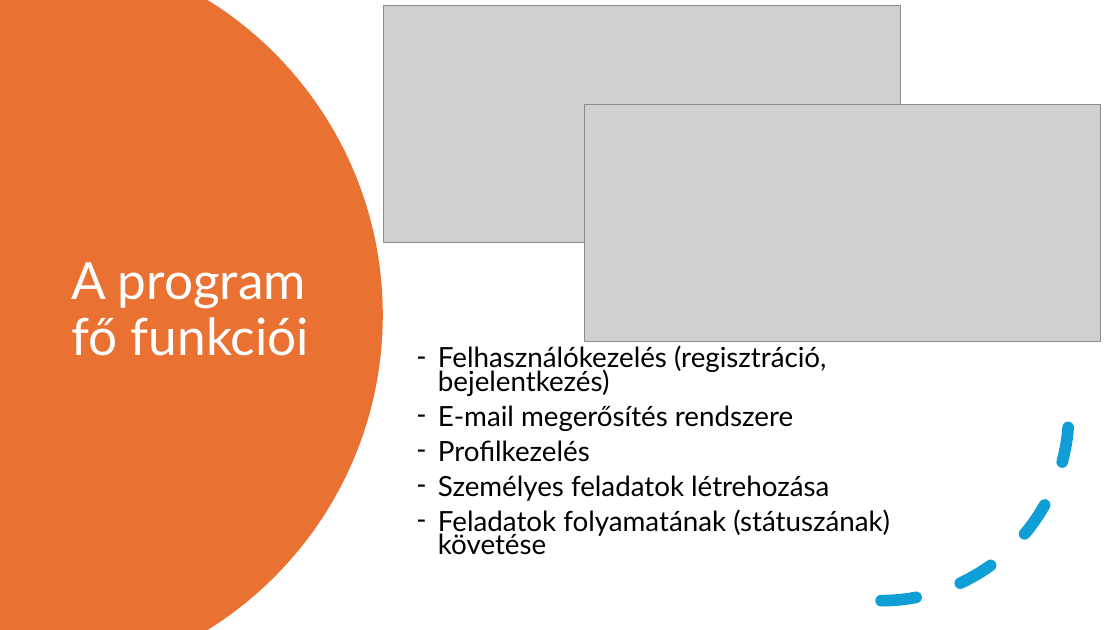
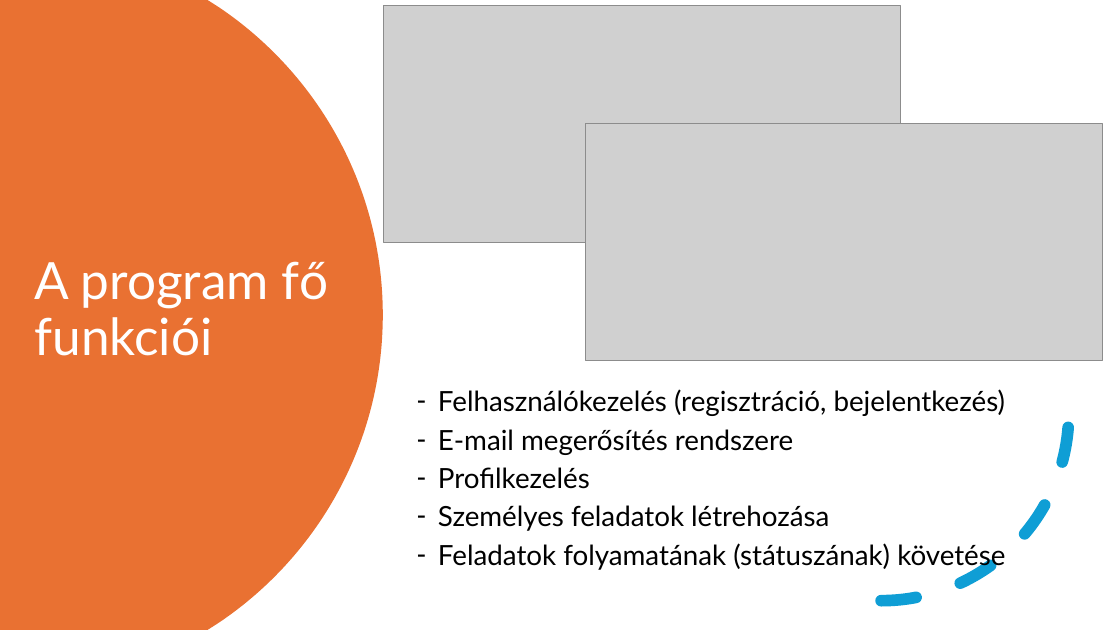
Before and after one commit to FesetoImre5/13_S1_8_vizsgaremek, a slide deck: slide 5 of Dokumentacio/Calentasker_bemutató.pptx (slide 3 before the commit). Drawn at 1120x630 pixels with LibreOffice and Linux fonts; fonts in the diff are those of the drawing; grey boxes stand for pictures. Boxes give left, top, right and bottom in pixels: in the first picture for what was removed or moved away, otherwise in the second. Text is boxed around its words. In the diff, an @@ line names an element or a change of style, - is before the commit and + after.

```diff
--- a/Dokumentacio/Calentasker_bemutató.pptx
+++ b/Dokumentacio/Calentasker_bemutató.pptx
@@ title "A program fő funkciói" rewrapped from bbox=[71, 262, 309, 356] to bbox=[35, 261, 328, 356] @@
@@ picture: place and size @@
-picture at bbox=[584, 105, 1100, 341]
+picture at bbox=[586, 124, 1102, 360]
@@ text "Felhasználókezelés (regisztráció, bejelentkezés)": place and size @@
-text "Felhasználókezelés (regisztráció, bejelentkezés)" at bbox=[438, 345, 890, 555]
+text "Felhasználókezelés (regisztráció, bejelentkezés)" at bbox=[438, 389, 1006, 570]
@@ text "Felhasználókezelés (regisztráció, bejelentkezés)" at bbox=[438, 389, 1006, 570]: line spacing 0.7 to 0.8 @@
```
Also in this commit, not shown: 9 other slides changed, 2 slides added, 1 other file.
